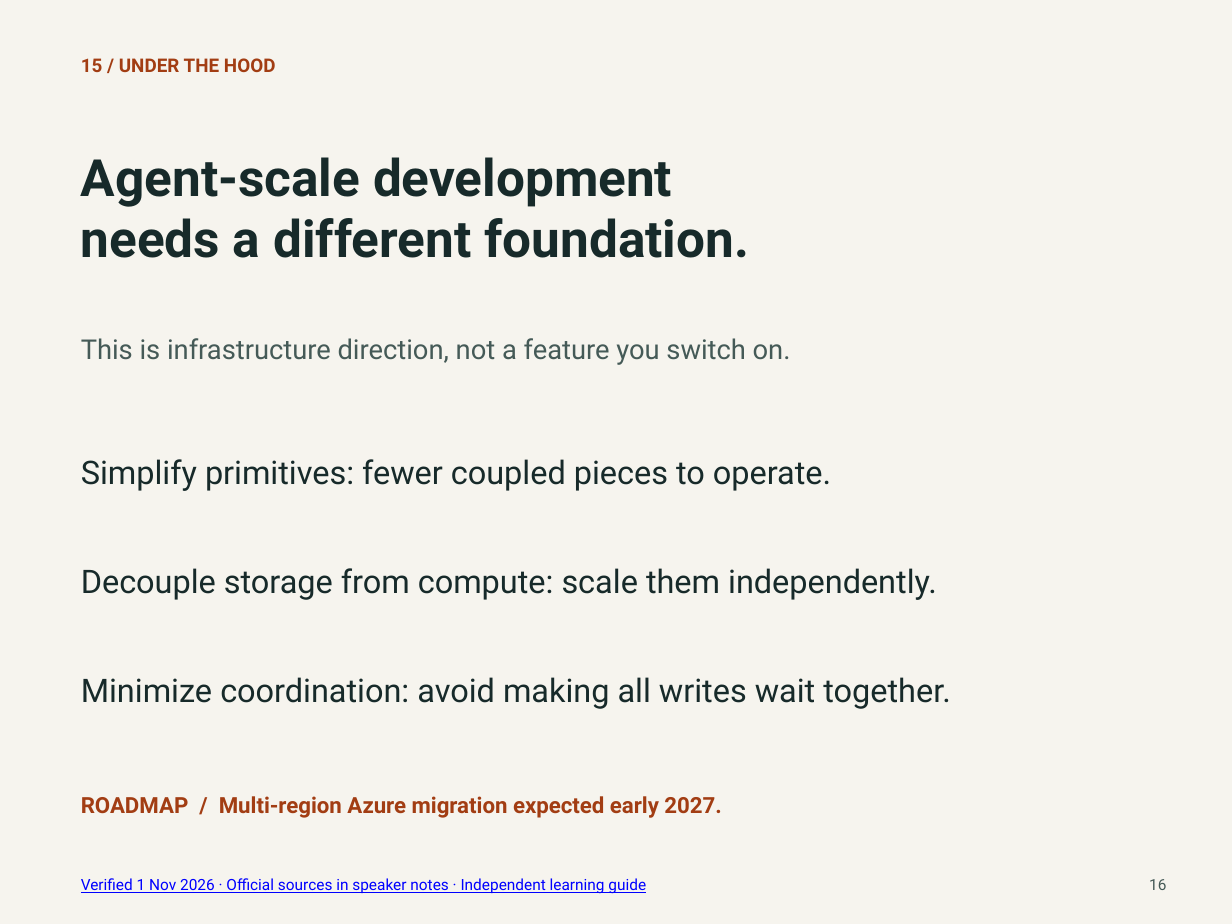
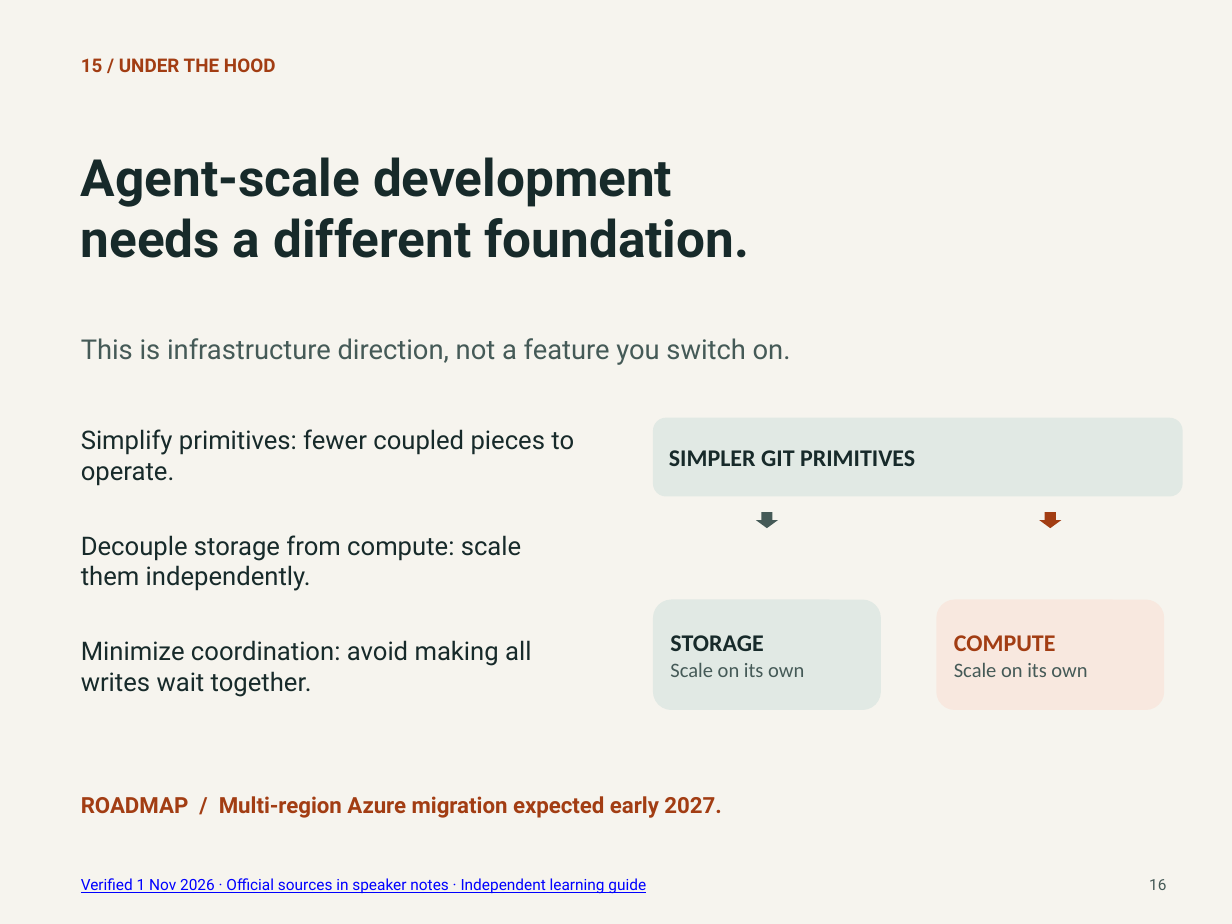
Before and after one commit to ragmha/lab, a slide deck: slide 16 of public/downloads/universe-2026-starter.pptx. Drawn at 1232x924 pixels with LibreOffice and Linux fonts; fonts in the diff are those of the drawing. Boxes give left, top, right and bottom in pixels: in the first picture for what was removed or moved away, otherwise in the second. Text is boxed around its words. In the diff, an @@ line names an element or a change of style, - is before the commit and + after.

Commit message:
Add Universe field labs, shared progress and the visual deck
Adds four optional field labs and two release-week additions, a public
Passport page that shares the canvas markup, one validated progress model
for the site, Passport and canvas with export/import, a simpler README,
and the 18-slide visual deck (SHA-256 d6b028ad...).

```diff
--- a/public/downloads/universe-2026-starter.pptx
+++ b/public/downloads/universe-2026-starter.pptx
@@ text "Simplify primitives: fewer coupled pieces ...": place and size @@
-text "Simplify primitives: fewer coupled pieces ..." at (81, 459, 831, 491)
+text "Simplify primitives: fewer coupled pieces ..." at (81, 429, 574, 486)
@@ rounded rectangle added at (653, 418, 1183, 496), fill #E1E9E4, 14 pt, text #172A2A, bold @@
+SIMPLER GIT PRIMITIVES
@@ text "Decouple storage from compute: scale ...": place and size @@
-text "Decouple storage from compute: scale ..." at (81, 568, 937, 600)
+text "Decouple storage from compute: scale ..." at (81, 535, 521, 591)
@@ down arrow added at (755, 513, 777, 529), fill #455A57 @@
@@ down arrow added at (1040, 513, 1062, 529), fill #A23D13 @@
@@ rounded rectangle added at (653, 600, 881, 711), fill #E1E9E4, 12 pt, text #455A57 @@
+STORAGE
+Scale on its own
@@ rounded rectangle added at (936, 600, 1164, 711), fill #F8E8DF, 12 pt, text #455A57 @@
+COMPUTE
+Scale on its own
@@ size 19 to 15 pt in 3 elements at (81, 429, 574, 486), (81, 535, 521, 591), (81, 640, 531, 697) @@
@@ text "Minimize coordination: avoid making all ...": place and size @@
-text "Minimize coordination: avoid making all ..." at (81, 677, 950, 709)
+text "Minimize coordination: avoid making all ..." at (81, 640, 531, 697)
```
Also in this commit, not shown: 12 other slides changed, 17 other files.
